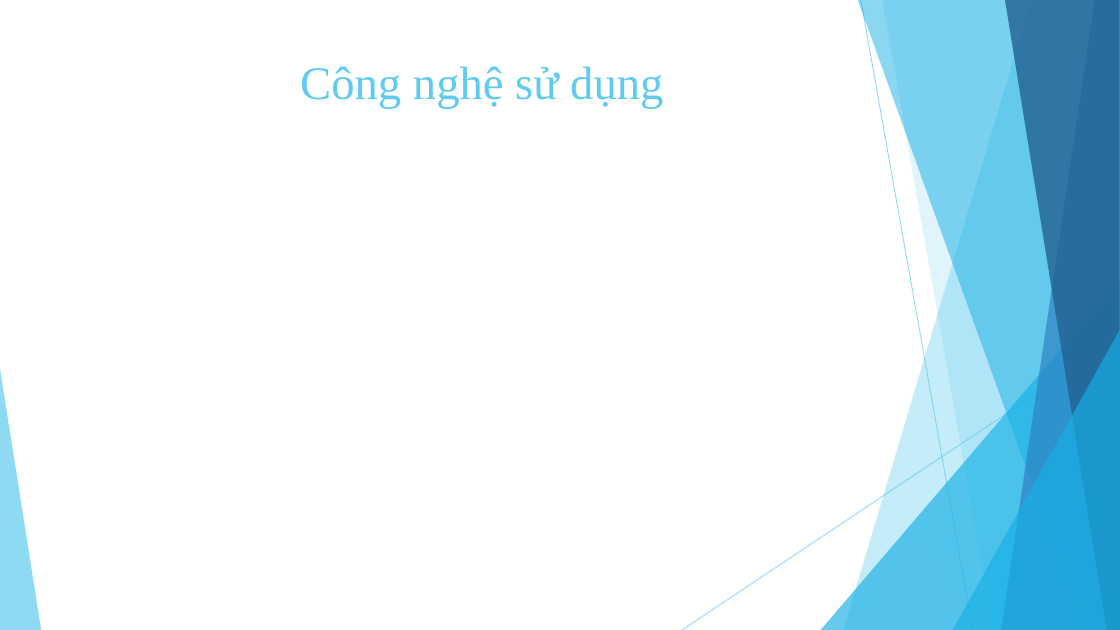
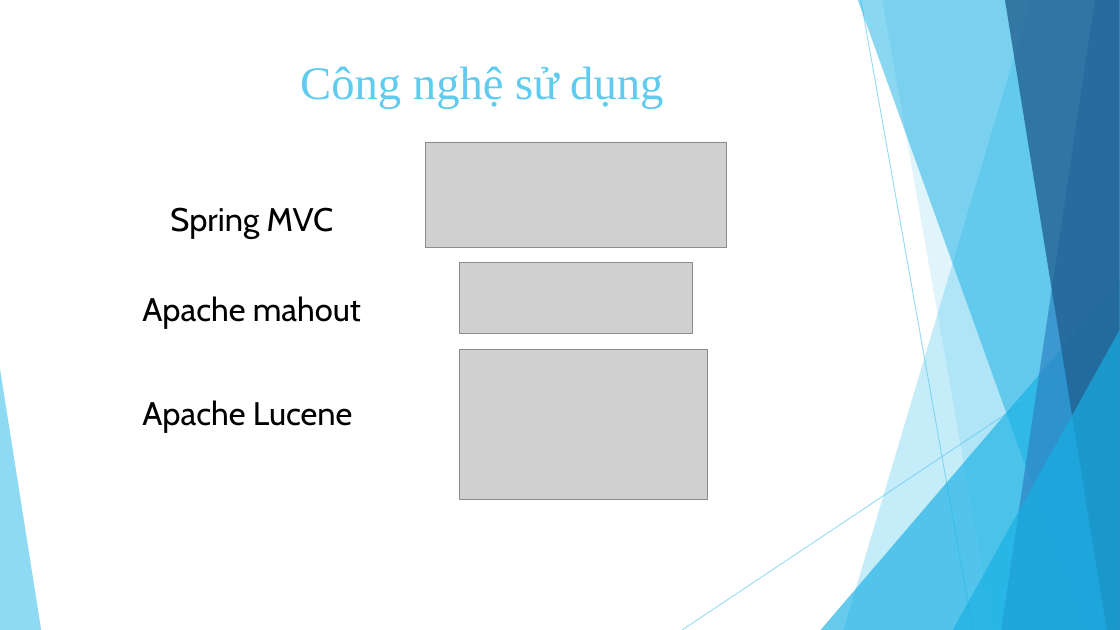
Before and after one commit to tuyennta/JobRecSys, a slide deck: slide 15 of Documents/Báo cáo/Bao cao KLTN.pptx (slide 12 before the commit). Drawn at 1120x630 pixels with LibreOffice and Linux fonts; fonts in the diff are those of the drawing; grey boxes stand for pictures. Boxes give left, top, right and bottom in pixels: in the first picture for what was removed or moved away, otherwise in the second. Text is boxed around its words. In the diff, an @@ line names an element or a change of style, - is before the commit and + after.

```diff
--- a/Documents/Báo cáo/Bao cao KLTN.pptx
+++ b/Documents/Báo cáo/Bao cao KLTN.pptx
@@ picture added at (x1=425, y1=142, x2=726, y2=247) @@
@@ text added at (x1=170, y1=207, x2=334, y2=239), 28 pt, text #000000 @@
+Spring MVC
@@ picture added at (x1=460, y1=263, x2=692, y2=334) @@
@@ text added at (x1=142, y1=296, x2=361, y2=329), 28 pt, text #000000 @@
+Apache mahout
@@ picture added at (x1=460, y1=350, x2=708, y2=500) @@
@@ text added at (x1=142, y1=400, x2=352, y2=433), 28 pt, text #000000 @@
+Apache Lucene
```
Also in this commit, not shown: 3 other slides changed, 4 slides added, 1 slide removed.
